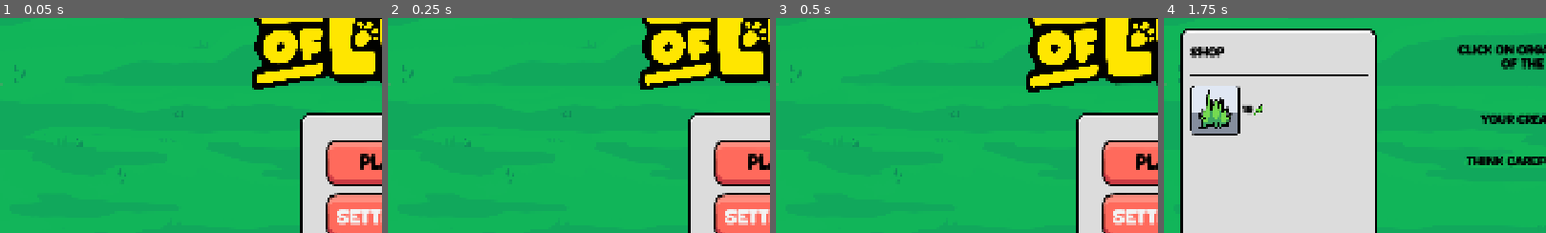
Above: before the commit, frames 1-4 (left to right).
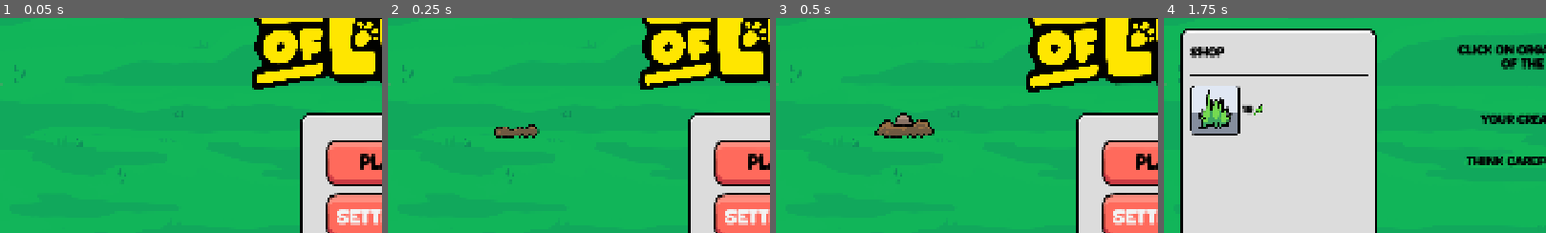
Above: after the commit, the same moments.

Repository: elliotfontaine/gmtk-2025-submission
Game: Godot game, scene res://scenes/main_menu.tscn
The game is run twice, just before and just after one commit, with the same random seed, the same clock (stepped at 60 frames per second) and the same inputs. The engine's default icon, where the game draws it, is replaced by a stand-in: a white triangle on a blue panel in a dark square.
Inputs (mouse positions are % of the whole screen's width and height, from its top left):
- Up to frame 1 (0.05 s): no input
- Up to frame 2 (0.25 s): no input
- Up to frame 3 (0.5 s): no input
- Up to frame 4 (1.75 s): click "play" at 0.5 s; tap Enter at 1.25 s; move the mouse to (72, 45) at 1.27 s; hold D from 1.28 s (still down); hold Shift from 1.28 s (still down); click (72, 45) at 1.42 s
The pictures show only the part of the screen within x 0-50%, y 26-76%; the shares and areas given below are measured in that part.

The runs differ from the first frame. In frame 2, 0.6% of the frame differs, in the area x 27-40%, y 49-56%; in frame 3, 1.2%, in the area x 25-42%, y 44-56%; in frame 4, nothing differs.

Commit message:
Mole tunneling around on the main menu

Diff:
--- a/scenes/main_menu.tscn
+++ b/scenes/main_menu.tscn
@@ -7,6 +7,177 @@
 [ext_resource type="Texture2D" uid="uid://dr1cqjdwtdh76" path="res://assets/sprites/bg.png" id="5_8ln24"]
 [ext_resource type="Texture2D" uid="uid://cp6mom83ob31g" path="res://assets/sprites/ui/game_title.png" id="6_rtw2f"]
 [ext_resource type="PackedScene" uid="uid://b5v2jtkaohm20" path="res://scenes/ui/settings.tscn" id="7_oa1go"]
+[ext_resource type="Texture2D" uid="uid://bpg5uldv01ebw" path="res://assets/sprites/mole_sprite_sheet.png" id="8_tbmy8"]
+[ext_resource type="Script" uid="uid://b8fc3rag55rnx" path="res://scenes/tunneling_mole.gd" id="9_jk1qb"]
+
+[sub_resource type="AtlasTexture" id="AtlasTexture_lgwnu"]
+atlas = ExtResource("8_tbmy8")
+region = Rect2(1638, 40, 382, 382)
+
+[sub_resource type="AtlasTexture" id="AtlasTexture_flqon"]
+atlas = ExtResource("8_tbmy8")
+region = Rect2(2164, 40, 382, 382)
+
+[sub_resource type="AtlasTexture" id="AtlasTexture_rcqid"]
+atlas = ExtResource("8_tbmy8")
+region = Rect2(2690, 40, 382, 382)
+
+[sub_resource type="AtlasTexture" id="AtlasTexture_1ajci"]
+atlas = ExtResource("8_tbmy8")
+region = Rect2(3216, 40, 382, 382)
+
+[sub_resource type="AtlasTexture" id="AtlasTexture_7b55j"]
+atlas = ExtResource("8_tbmy8")
+region = Rect2(60, 558, 382, 382)
+
+[sub_resource type="AtlasTexture" id="AtlasTexture_5pajh"]
+atlas = ExtResource("8_tbmy8")
+region = Rect2(586, 558, 382, 382)
+
+[sub_resource type="AtlasTexture" id="AtlasTexture_8egab"]
+atlas = ExtResource("8_tbmy8")
+region = Rect2(2690, 558, 382, 382)
+
+[sub_resource type="AtlasTexture" id="AtlasTexture_gw5y6"]
+atlas = ExtResource("8_tbmy8")
+region = Rect2(3216, 558, 382, 382)
+
+[sub_resource type="AtlasTexture" id="AtlasTexture_3wgol"]
+atlas = ExtResource("8_tbmy8")
+region = Rect2(1638, 1076, 382, 382)
+
+[sub_resource type="AtlasTexture" id="AtlasTexture_1acrt"]
+atlas = ExtResource("8_tbmy8")
+region = Rect2(2164, 1076, 382, 382)
+
+[sub_resource type="AtlasTexture" id="AtlasTexture_engjn"]
+atlas = ExtResource("8_tbmy8")
+region = Rect2(586, 1594, 382, 382)
+
+[sub_resource type="AtlasTexture" id="AtlasTexture_6h3lr"]
+atlas = ExtResource("8_tbmy8")
+region = Rect2(1112, 1594, 382, 382)
+
+[sub_resource type="AtlasTexture" id="AtlasTexture_ip0br"]
+atlas = ExtResource("8_tbmy8")
+region = Rect2(2690, 1594, 382, 382)
+
+[sub_resource type="AtlasTexture" id="AtlasTexture_xyero"]
+atlas = ExtResource("8_tbmy8")
+region = Rect2(3216, 1594, 382, 382)
+
+[sub_resource type="AtlasTexture" id="AtlasTexture_tcusk"]
+atlas = ExtResource("8_tbmy8")
+region = Rect2(60, 2112, 382, 382)
+
+[sub_resource type="AtlasTexture" id="AtlasTexture_4puye"]
+atlas = ExtResource("8_tbmy8")
+region = Rect2(586, 2112, 382, 382)
+
+[sub_resource type="AtlasTexture" id="AtlasTexture_jvjdd"]
+atlas = ExtResource("8_tbmy8")
+region = Rect2(2164, 2112, 382, 382)
+
+[sub_resource type="AtlasTexture" id="AtlasTexture_yxnar"]
+atlas = ExtResource("8_tbmy8")
+region = Rect2(2690, 2112, 382, 382)
+
+[sub_resource type="AtlasTexture" id="AtlasTexture_eku7s"]
+atlas = ExtResource("8_tbmy8")
+region = Rect2(3216, 2112, 382, 382)
+
+[sub_resource type="AtlasTexture" id="AtlasTexture_c6nra"]
+atlas = ExtResource("8_tbmy8")
+region = Rect2(60, 2630, 382, 382)
+
+[sub_resource type="AtlasTexture" id="AtlasTexture_qw82i"]
+atlas = ExtResource("8_tbmy8")
+region = Rect2(586, 2630, 382, 382)
+
+[sub_resource type="AtlasTexture" id="AtlasTexture_1468l"]
+atlas = ExtResource("8_tbmy8")
+region = Rect2(1112, 2630, 382, 382)
+
+[sub_resource type="AtlasTexture" id="AtlasTexture_b4jiv"]
+atlas = ExtResource("8_tbmy8")
+region = Rect2(3216, 2630, 382, 382)
+
+[sub_resource type="SpriteFrames" id="SpriteFrames_68b7m"]
+animations = [{
+"frames": [{
+"duration": 1.0,
+"texture": SubResource("AtlasTexture_lgwnu")
+}, {
+"duration": 1.0,
+"texture": SubResource("AtlasTexture_flqon")
+}, {
+"duration": 1.0,
+"texture": SubResource("AtlasTexture_rcqid")
+}, {
+"duration": 1.0,
+"texture": SubResource("AtlasTexture_1ajci")
+}, {
+"duration": 1.0,
+"texture": SubResource("AtlasTexture_7b55j")
+}, {
+"duration": 5.0,
+"texture": SubResource("AtlasTexture_5pajh")
+}, {
+"duration": 1.0,
+"texture": SubResource("AtlasTexture_8egab")
+}, {
+"duration": 2.0,
+"texture": SubResource("AtlasTexture_gw5y6")
+}, {
+"duration": 12.0,
+"texture": SubResource("AtlasTexture_3wgol")
+}, {
+"duration": 1.0,
+"texture": SubResource("AtlasTexture_1acrt")
+}, {
+"duration": 14.0,
+"texture": SubResource("AtlasTexture_engjn")
+}, {
+"duration": 1.0,
+"texture": SubResource("AtlasTexture_6h3lr")
+}, {
+"duration": 6.0,
+"texture": SubResource("AtlasTexture_ip0br")
+}, {
+"duration": 1.0,
+"texture": SubResource("AtlasTexture_xyero")
+}, {
+"duration": 1.0,
+"texture": SubResource("AtlasTexture_tcusk")
+}, {
+"duration": 3.0,
+"texture": SubResource("AtlasTexture_4puye")
+}, {
+"duration": 1.0,
+"texture": SubResource("AtlasTexture_jvjdd")
+}, {
+"duration": 1.0,
+"texture": SubResource("AtlasTexture_yxnar")
+}, {
+"duration": 1.0,
+"texture": SubResource("AtlasTexture_eku7s")
+}, {
+"duration": 1.0,
+"texture": SubResource("AtlasTexture_c6nra")
+}, {
+"duration": 1.0,
+"texture": SubResource("AtlasTexture_qw82i")
+}, {
+"duration": 1.0,
+"texture": SubResource("AtlasTexture_1468l")
+}, {
+"duration": 1.0,
+"texture": SubResource("AtlasTexture_b4jiv")
+}],
+"loop": false,
+"name": &"default",
+"speed": 12.0
+}]
 
 [sub_resource type="Animation" id="Animation_tbmy8"]
 length = 0.001
@@ -92,6 +263,15 @@
 stretch_mode = 1
 metadata/_edit_use_anchors_ = true
 
+[node name="TunnelingMole" type="AnimatedSprite2D" parent="."]
+position = Vector2(320, 520)
+scale = Vector2(0.4, 0.4)
+sprite_frames = SubResource("SpriteFrames_68b7m")
+autoplay = "default"
+frame = 22
+frame_progress = 1.0
+script = ExtResource("9_jk1qb")
+
 [node name="GameTitle" type="TextureRect" parent="."]
 layout_mode = 1
 anchors_preset = 5
@@ -203,11 +383,12 @@
 visible = false
 layout_mode = 1
 
-[node name="AnimationPlayer" type="AnimationPlayer" parent="."]
+[node name="AnimationPlayerTitle" type="AnimationPlayer" parent="."]
 libraries = {
 &"": SubResource("AnimationLibrary_tbmy8")
 }
 autoplay = "woob"
 
+[connection signal="animation_finished" from="TunnelingMole" to="TunnelingMole" method="_on_animation_finished"]
 [connection signal="pressed" from="Menu/CenterContainer/VBoxContainer/ButtonPlay" to="." method="_on_button_play_pressed"]
 [connection signal="pressed" from="Menu/CenterContainer/VBoxContainer/SettingsButton" to="." method="_on_settings_button_pressed"]
--- /dev/null
+++ b/scenes/tunneling_mole.gd
@@ -0,0 +1,14 @@
+extends AnimatedSprite2D
+
+func _on_animation_finished() -> void:
+	await get_tree().create_timer(randf_range(0.1,3.0)).timeout
+
+	var y :float = randf_range(50,1080-100)
+	var x :float
+	if randi()%2:
+		x = randf_range(100,500)
+	else:
+		x = randf_range(1400,1920-100)
+	position = Vector2(x,y)
+
+	play("default")
Binary file added: assets/sprites/mole_sprite_sheet.png
Not shown, added: assets/sprites/mole_sprite_sheet.png.import
Not shown: 1 places in scenes/main_menu.tscn that only renumber resources
Not shown, added: scenes/tunneling_mole.gd.uid
